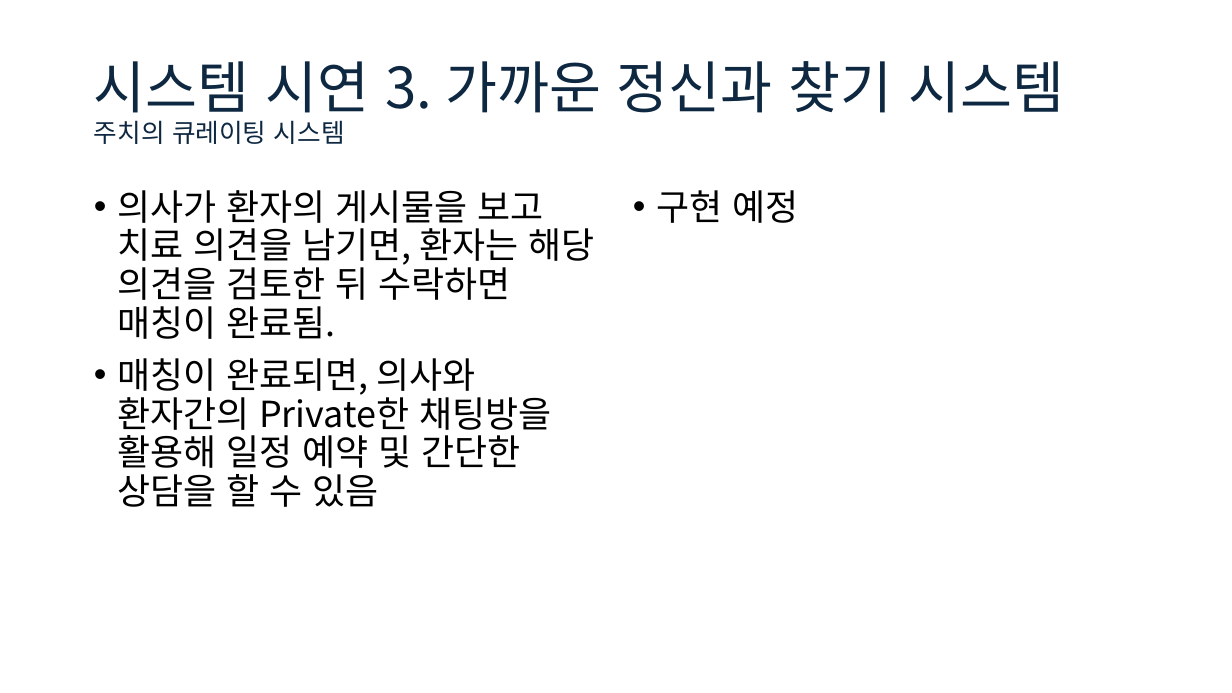
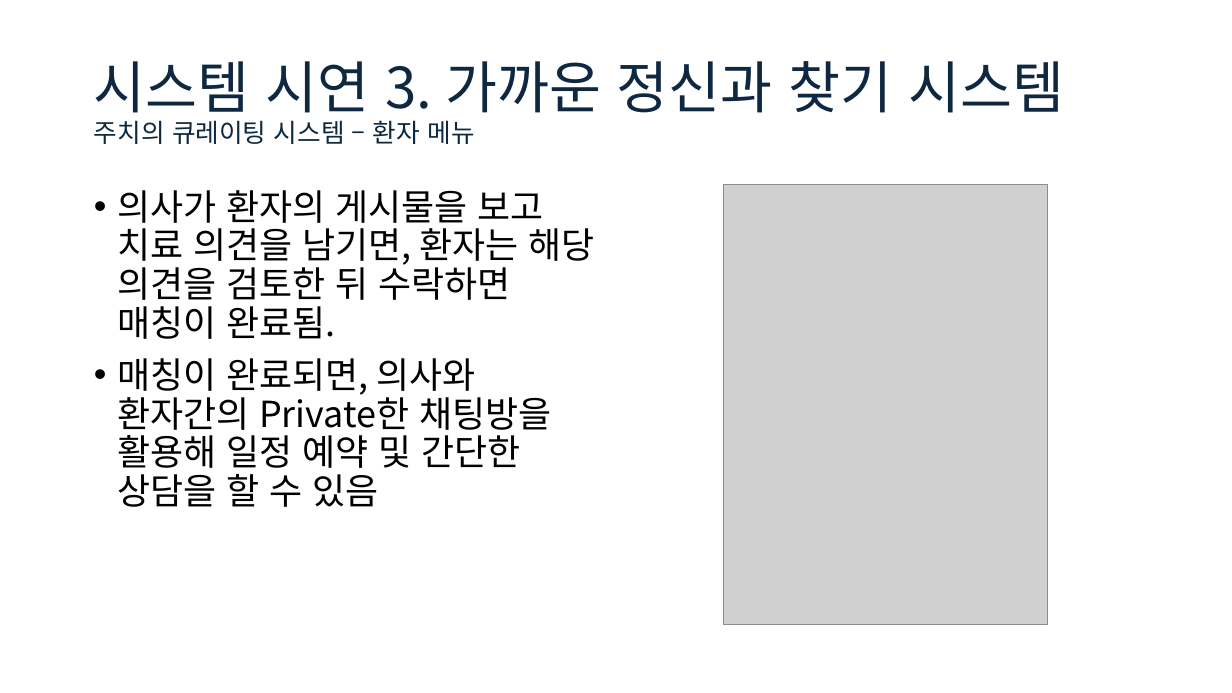
Before and after one commit to jeongwoo-gobroad/Project-toDoctoDoc, a slide deck: slide 24 of Project Mentally.pptx (slide 23 before the commit). Drawn at 1232x693 pixels with LibreOffice and Linux fonts; fonts in the diff are those of the drawing; grey boxes stand for pictures. Boxes give left, top, right and bottom in pixels: in the first picture for what was removed or moved away, otherwise in the second. Text is boxed around its words. In the diff, an @@ line names an element or a change of style, - is before the commit and + after.

```diff
--- a/Project Mentally.pptx
+++ b/Project Mentally.pptx
@@ title at <box>94,61,1064,144</box>: text changed @@
-시스템 시연 3. 가까운 정신과 찾기 시스템
-주치의 큐레이팅 시스템
+시스템 시연 3. 가까운 정신과 찾기 시스템
+주치의 큐레이팅 시스템 – 환자 메뉴
@@ text removed at <box>656,190,798,223</box> @@
-• 구현 예정
@@ picture added at <box>724,185,1048,625</box> @@
```
Also in this commit, not shown: 4 other slides changed, 2 slides added, 3 other files.
